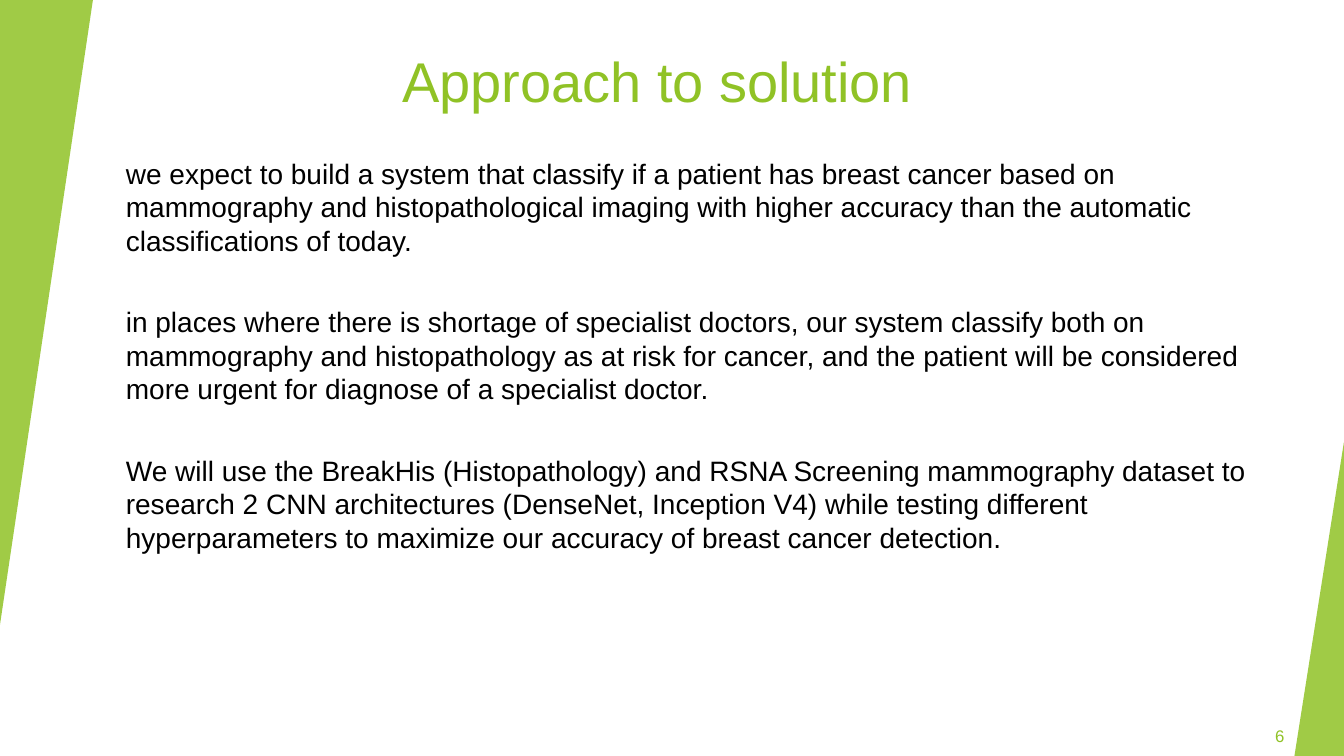
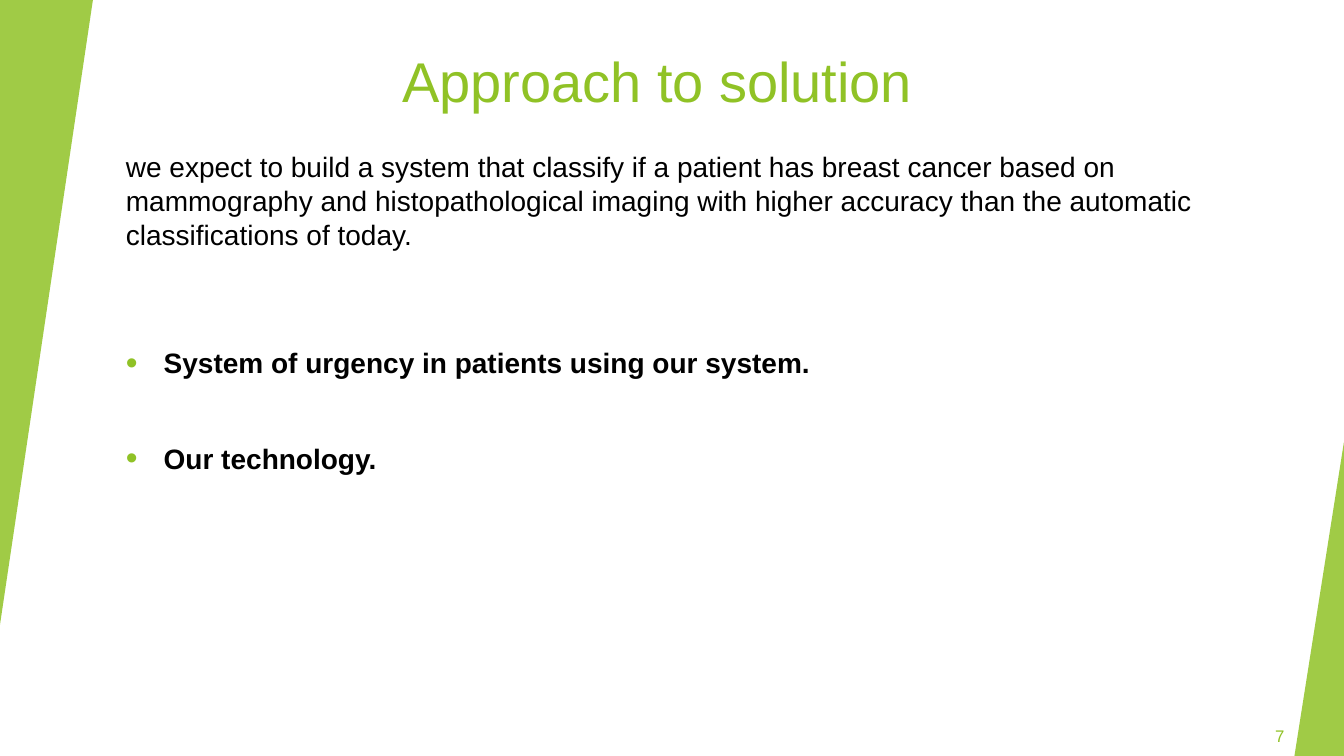
Before and after one commit to Shenhav26/Final_project, a slide deck: slide 7 of capstone project phase A.pptx (slide 6 before the commit). Drawn at 1344x756 pixels with LibreOffice and Linux fonts; fonts in the diff are those of the drawing. Boxes give left, top, right and bottom in pixels: in the first picture for what was removed or moved away, otherwise in the second. Text is boxed around its words. In the diff, an @@ line names an element or a change of style, - is before the commit and + after.

```diff
--- a/capstone project phase A.pptx
+++ b/capstone project phase A.pptx
@@ text at (164, 352, 809, 474): text changed; bold on @@
-in places where there is shortage of specialist doctors, our system classify both on mammography and histopathology as at risk for cancer, and the patient will be considered more urgent for diagnose of a specialist doctor.
-We will use the BreakHis (Histopathology) and RSNA Screening mammography dataset to research 2 CNN architectures (DenseNet, Inception V4) while testing different hyperparameters to maximize our accuracy of breast cancer detection.
+• System of urgency in patients using our system.
+• Our technology.
@@ page number at (1275, 730, 1284, 742): text changed @@
-6
+7
```
Also in this commit, not shown: 11 other slides changed, 3 slides added.
